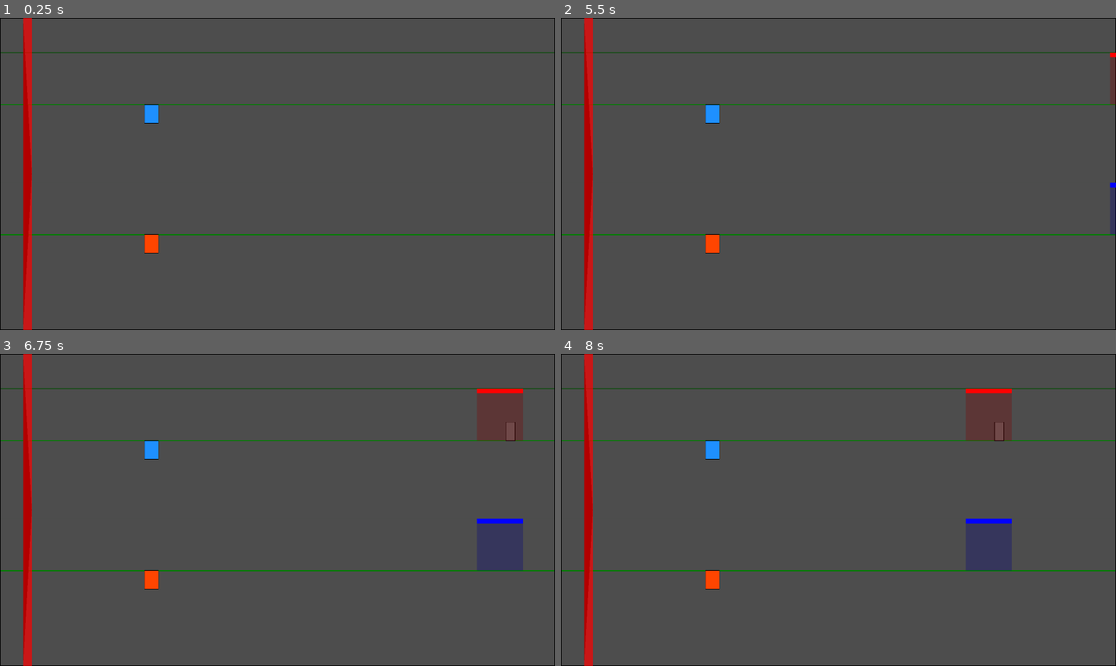
Above: before the commit, frames 1-4 (two rows, left to right).
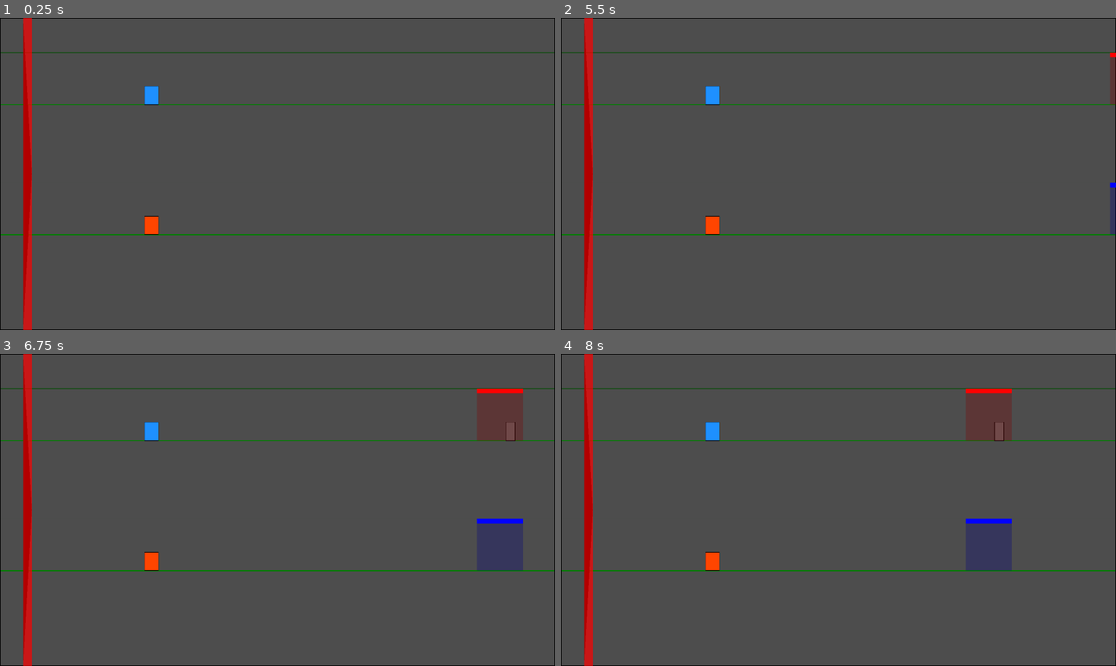
Above: after the commit, the same moments.

Repository: GeorgeMee/Magnetix
Game: Godot game, scene res://src/scenes/main/main.tscn
The game is run twice, just before and just after one commit, with the same random seed, the same clock (stepped at 60 frames per second) and the same inputs.
Inputs:
- Up to frame 1 (0.25 s): no input
- Up to frame 2 (5.5 s): tap Enter at 0.5, 2, 3.5 s; hold Space (swap) 0.53-1.28 s; tap Q (magnetism_a) at 1.35, 4.35 s; tap Space (swap) at 1.55, 2.3, 2.75, 2.85, 4.55, 5.3 s; hold W (magnetism_b) 2.03-2.78 s; hold Space (swap) 3.53-4.28 s; hold W (magnetism_b) from 5.03 s (still down)
- Up to frame 3 (6.75 s): release W (magnetism_b) at 5.78 s; tap Space (swap) at 5.85 s; hold Space (swap) from 6.53 s (still down)
- Up to frame 4 (8 s): release Space (swap) at 7.28 s; tap Q (magnetism_a) at 7.35 s; tap Space (swap) at 7.55 s

The runs differ from the first frame. In frame 1, 0.6% of the frame differs, in the area x 26-29%, y 21-76%; in frame 2, 0.6%; in frame 3, 0.6%; in frame 4, 0.6%.

Commit message:
Fix character standing position above floor line

Diff:
--- a/src/scripts/game/character.gd
+++ b/src/scripts/game/character.gd
@@ -3,6 +3,9 @@
 
 enum Lane { TOP, BOTTOM }
 enum Surface { FLOOR, CEILING }
+
+const CHAR_WIDTH : float = 48.0
+const CHAR_HEIGHT : float = 64.0
 
 @export var lane : Lane = Lane.TOP
 @export var character_polarity : Magnet.Polarity = Magnet.Polarity.NORTH
@@ -17,14 +20,14 @@
 var ceiling_y : float = 0.0
 var default_x : float = 0.0
 var transition_speed : float = 400.0
-var gravity : float = 800.0
+var fall_gravity : float = 800.0
 
 @onready var sprite : Sprite2D = $Sprite2D
 
 func _ready() -> void:
 	default_x = GameManager.player_fixed_x
 	_setup_lane_positions()
-	physics_body = CustBody.new(Vector2(default_x, floor_y), Vector2(48, 64))
+	physics_body = CustBody.new(Vector2(default_x, floor_y - CHAR_HEIGHT), Vector2(CHAR_WIDTH, CHAR_HEIGHT))
 	GameManager.physics_system.register_body(physics_body)
 
 func _process(delta : float) -> void:
@@ -43,8 +46,8 @@
 	var color := Color.DODGER_BLUE if lane == Lane.TOP else Color.ORANGE_RED
 	if current_surface == Surface.CEILING:
 		color = color.lightened(0.3)
-	draw_rect(Rect2(Vector2.ZERO, Vector2(48, 64)), color)
-	draw_rect(Rect2(Vector2.ZERO, Vector2(48, 64)), Color.BLACK, false, 2.0)
+	draw_rect(Rect2(Vector2.ZERO, Vector2(CHAR_WIDTH, CHAR_HEIGHT)), color)
+	draw_rect(Rect2(Vector2.ZERO, Vector2(CHAR_WIDTH, CHAR_HEIGHT)), Color.BLACK, false, 2.0)
 
 func _setup_lane_positions() -> void:
 	if lane == Lane.TOP:
@@ -70,6 +73,7 @@
 func _update_vertical(delta : float) -> void:
 	var magnet := GameManager.magnet_manager.get_active_magnet_for(self)
 	var target_surface := _get_target_surface(magnet)
+	var floor_pos := floor_y - CHAR_HEIGHT
 
 	if magnet and magnetism_active and target_surface == Surface.CEILING:
 		_move_toward_ceiling(delta)
@@ -79,7 +83,7 @@
 		_fall_to_floor(delta)
 	else:
 		current_surface = Surface.FLOOR
-		physics_body.position.y = floor_y
+		physics_body.position.y = floor_pos
 		physics_body.velocity.y = 0
 
 func _get_target_surface(magnet : Magnet) -> Surface:
@@ -102,36 +106,38 @@
 		physics_body.position.y = ceiling_y
 		current_surface = Surface.CEILING
 		physics_body.velocity.y = 0
-	else:
-		physics_body.position.y -= transition_speed * delta
-		if physics_body.position.y <= ceiling_y:
-			physics_body.position.y = ceiling_y
-			current_surface = Surface.CEILING
-			physics_body.velocity.y = 0
+		return
+	physics_body.position.y -= transition_speed * delta
+	if physics_body.position.y < ceiling_y:
+		physics_body.position.y = ceiling_y
+		current_surface = Surface.CEILING
+		physics_body.velocity.y = 0
 
 func _move_toward_floor(delta : float) -> void:
-	if physics_body.position.y >= floor_y - 2.0:
-		physics_body.position.y = floor_y
+	var floor_pos := floor_y - CHAR_HEIGHT
+	if physics_body.position.y >= floor_pos - 2.0:
+		physics_body.position.y = floor_pos
 		current_surface = Surface.FLOOR
 		physics_body.velocity.y = 0
-	else:
-		physics_body.position.y += transition_speed * delta
-		if physics_body.position.y >= floor_y:
-			physics_body.position.y = floor_y
-			current_surface = Surface.FLOOR
-			physics_body.velocity.y = 0
+		return
+	physics_body.position.y += transition_speed * delta
+	if physics_body.position.y > floor_pos:
+		physics_body.position.y = floor_pos
+		current_surface = Surface.FLOOR
+		physics_body.velocity.y = 0
 
 func _fall_to_floor(delta : float) -> void:
-	if physics_body.position.y >= floor_y - 1.0:
-		physics_body.position.y = floor_y
+	var floor_pos := floor_y - CHAR_HEIGHT
+	if physics_body.position.y >= floor_pos - 1.0:
+		physics_body.position.y = floor_pos
 		current_surface = Surface.FLOOR
 		physics_body.velocity.y = 0
-	else:
-		physics_body.position.y += gravity * delta
-		if physics_body.position.y >= floor_y:
-			physics_body.position.y = floor_y
-			current_surface = Surface.FLOOR
-			physics_body.velocity.y = 0
+		return
+	physics_body.position.y += fall_gravity * delta
+	if physics_body.position.y > floor_pos:
+		physics_body.position.y = floor_pos
+		current_surface = Surface.FLOOR
+		physics_body.velocity.y = 0
 
 func activate_magnetism() -> void:
 	magnetism_active = true
@@ -143,7 +149,7 @@
 	lane = Lane.BOTTOM if lane == Lane.TOP else Lane.TOP
 	_setup_lane_positions()
 	if current_surface == Surface.FLOOR:
-		physics_body.position.y = floor_y
+		physics_body.position.y = floor_y - CHAR_HEIGHT
 	else:
 		physics_body.position.y = ceiling_y
 
@@ -151,8 +157,12 @@
 	is_alive = false
 
 func _update_graphics() -> void:
-	position = physics_body.position
-	scale.y = 1.0 if current_surface == Surface.FLOOR else -1.0
+	if current_surface == Surface.FLOOR:
+		position = physics_body.position
+		scale.y = 1.0
+	else:
+		position = Vector2(physics_body.position.x, physics_body.position.y + CHAR_HEIGHT)
+		scale.y = -1.0
 
 func _clamp_to_bounds() -> void:
 	physics_body.position.x = maxf(physics_body.position.x, 0.0)
